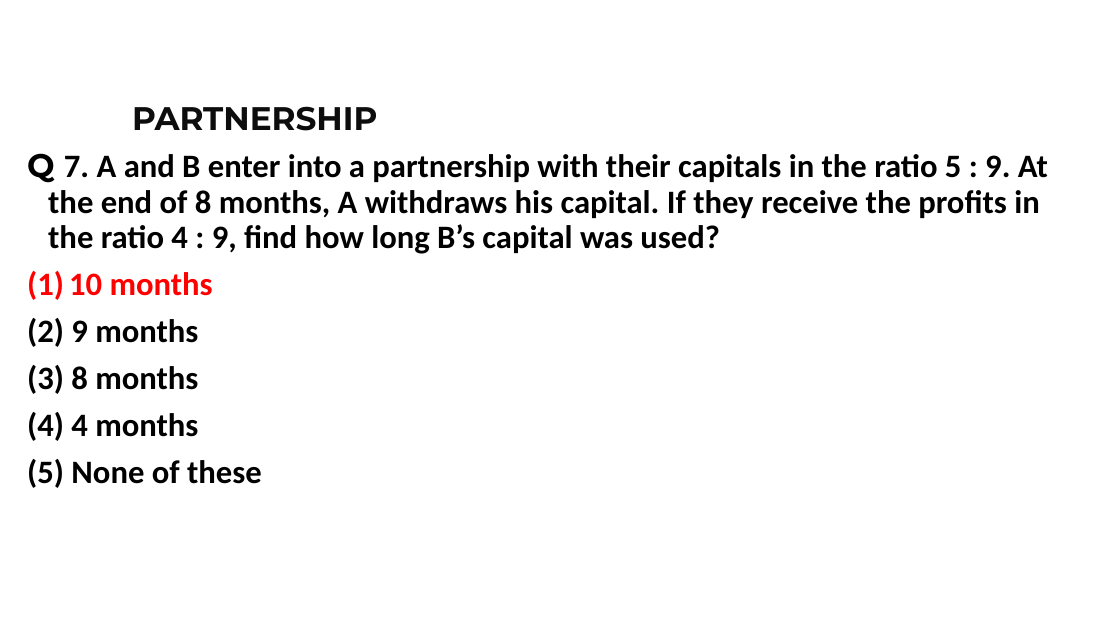
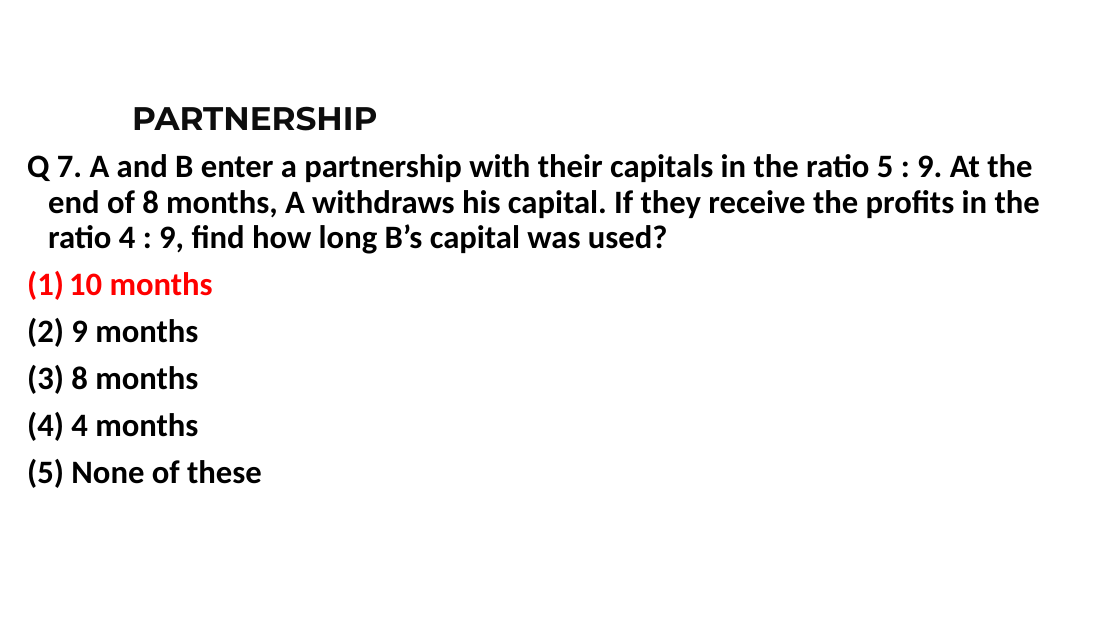
Before and after one commit to Harshita251005/BE-CSE-3RD-YEAR, a slide deck: slide 18 of NALR/11. Partnership.pptx. Drawn at 1120x630 pixels with LibreOffice and Linux fonts; fonts in the diff are those of the drawing; background and template pictures are left out. Boxes give left, top, right and bottom in pixels: in the first picture for what was removed or moved away, otherwise in the second. Text is boxed around its words. In the diff, an @@ line names an element or a change of style, - is before the commit and + after.

```diff
--- a/NALR/11. Partnership.pptx
+++ b/NALR/11. Partnership.pptx
@@ text at (27,154,1040,254): text changed @@
-Q 7. A and B enter into a partnership with their capitals in the ratio 5 : 9. At the end of 8 months, A withdraws his capital. If they receive the profits in the ratio 4 : 9, find how long B’s capital was used?
+Q 7. A and B enter a partnership with their capitals in the ratio 5 : 9. At the end of 8 months, A withdraws his capital. If they receive the profits in the ratio 4 : 9, find how long B’s capital was used?
```
Also in this commit, not shown: 38 other slides changed, 1 slide added, 16 slides removed, 24 other files.
